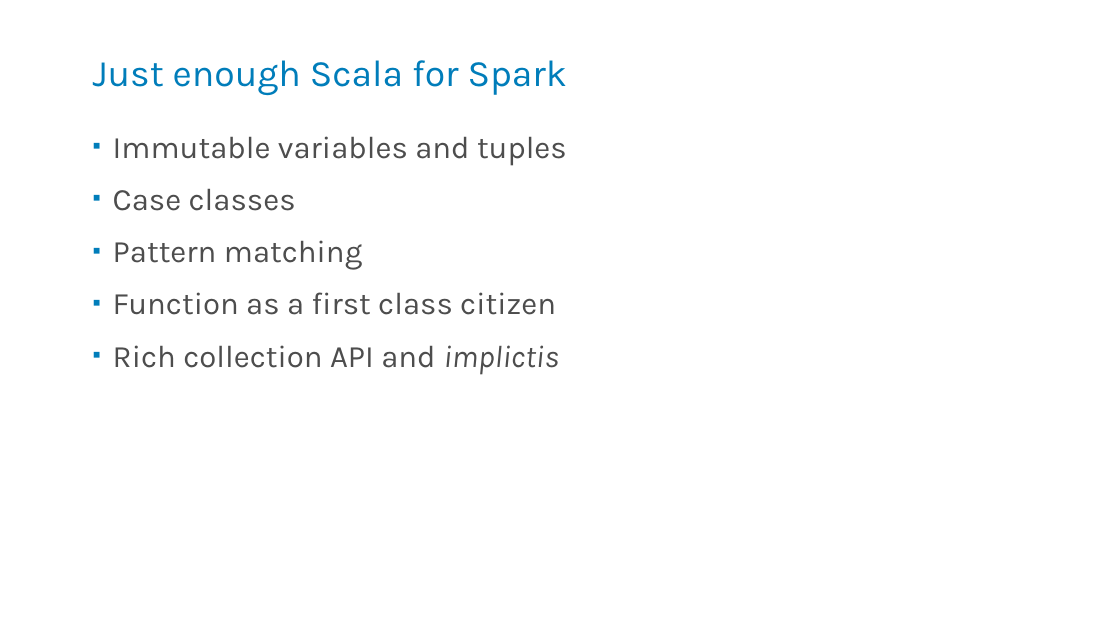
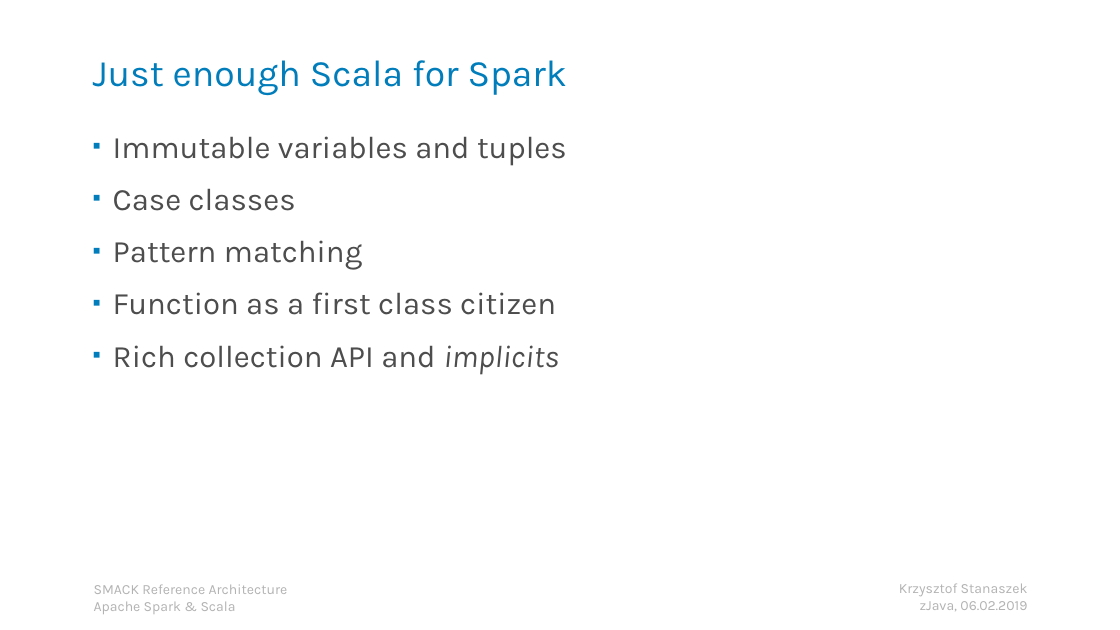
Before and after one commit to kstanaszek/SparkAndScalaInTandem, a slide deck: slide 16 of src/main/resources/slides.pptx. Drawn at 1120x630 pixels with LibreOffice and Linux fonts; fonts in the diff are those of the drawing. Boxes give left, top, right and bottom in pixels: in the first picture for what was removed or moved away, otherwise in the second. Text is boxed around its words. In the diff, an @@ line names an element or a change of style, - is before the commit and + after.

```diff
--- a/src/main/resources/slides.pptx
+++ b/src/main/resources/slides.pptx
@@ text at <box>113,345,560,375</box>: text changed @@
-▪ Rich collection API and implictis
+▪ Rich collection API and implicits
@@ text added at <box>94,584,288,614</box>, 9 pt, text #B3B3B3 @@
+SMACK Reference Architecture
+Apache Spark & Scala
@@ text added at <box>899,583,1028,611</box>, 9 pt, text #B3B3B3 @@
+Krzysztof Stanaszek
+zJava, 06.02.2019
```
Also in this commit, not shown: 19 other slides changed, 2 slides added, 1 slide removed, 8 other files.
